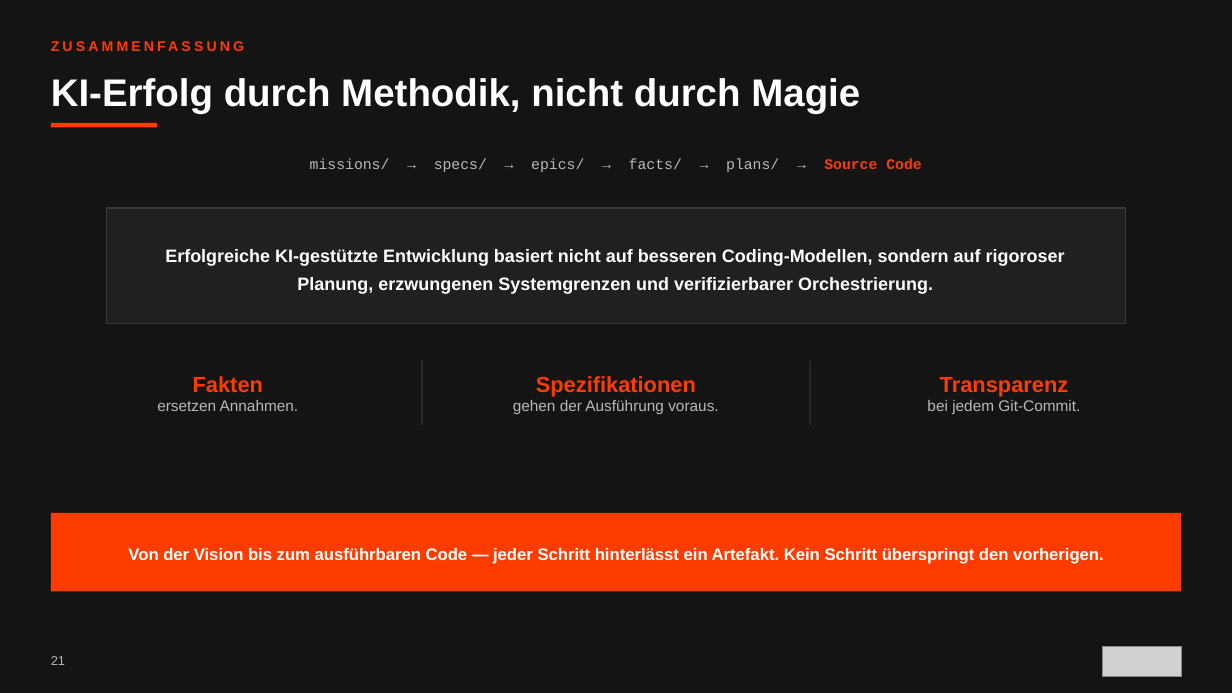
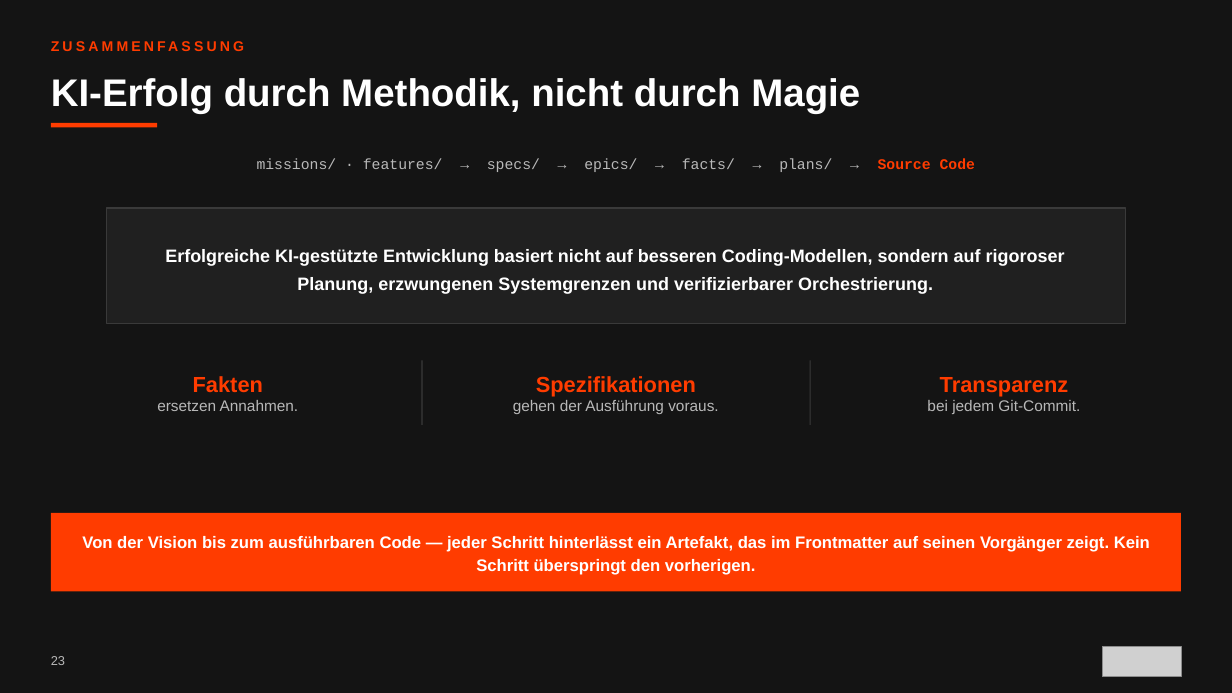
Before and after one commit to scameronde/rpi-qpi, a slide deck: slide 23 of presentation/ORBIT.pptx (slide 21 before the commit). Drawn at 1232x693 pixels with LibreOffice and Linux fonts; fonts in the diff are those of the drawing; grey boxes stand for pictures. Boxes give left, top, right and bottom in pixels: in the first picture for what was removed or moved away, otherwise in the second. Text is boxed around its words. In the diff, an @@ line names an element or a change of style, - is before the commit and + after.

```diff
--- a/presentation/ORBIT.pptx
+++ b/presentation/ORBIT.pptx
@@ text at (257,159,975,172): text changed @@
-missions/ → specs/ → epics/ → facts/ → plans/ → Source Code
+missions/ · features/ → specs/ → epics/ → facts/ → plans/ → Source Code
@@ text in rectangle at (82,536,1150,575): text changed @@
-Von der Vision bis zum ausführbaren Code — jeder Schritt hinterlässt ein Artefakt. Kein Schritt überspringt den vorherigen.
+Von der Vision bis zum ausführbaren Code — jeder Schritt hinterlässt ein Artefakt, das im Frontmatter auf seinen Vorgänger zeigt. Kein Schritt überspringt den vorherigen.
@@ text at (51,656,65,665): text changed @@
-21
+23
```
Also in this commit, not shown: 18 other slides changed, 2 slides added.
